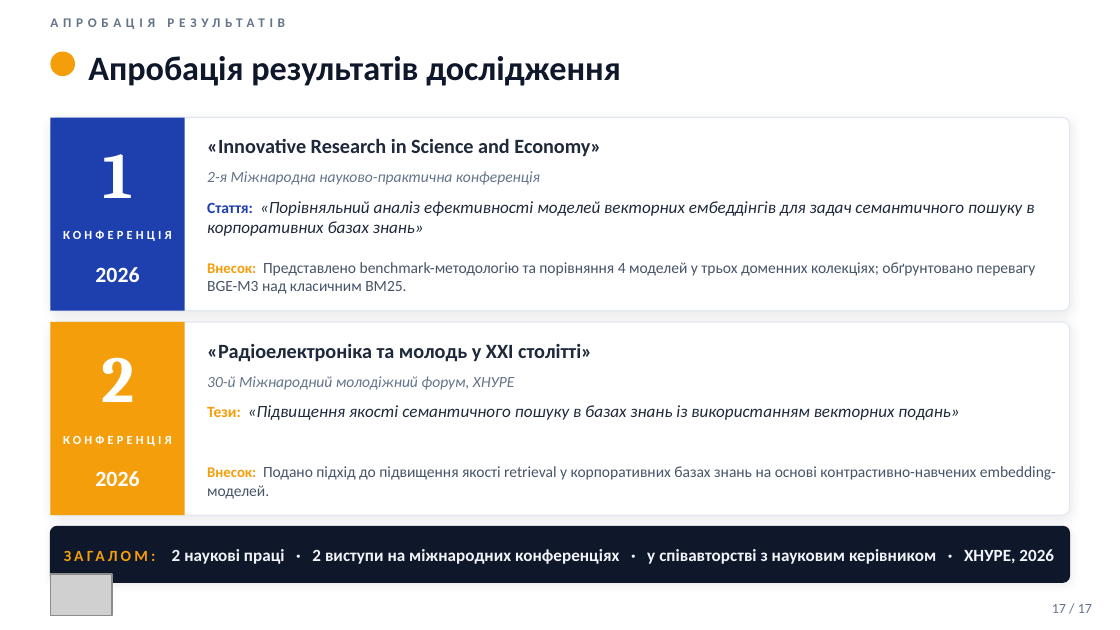
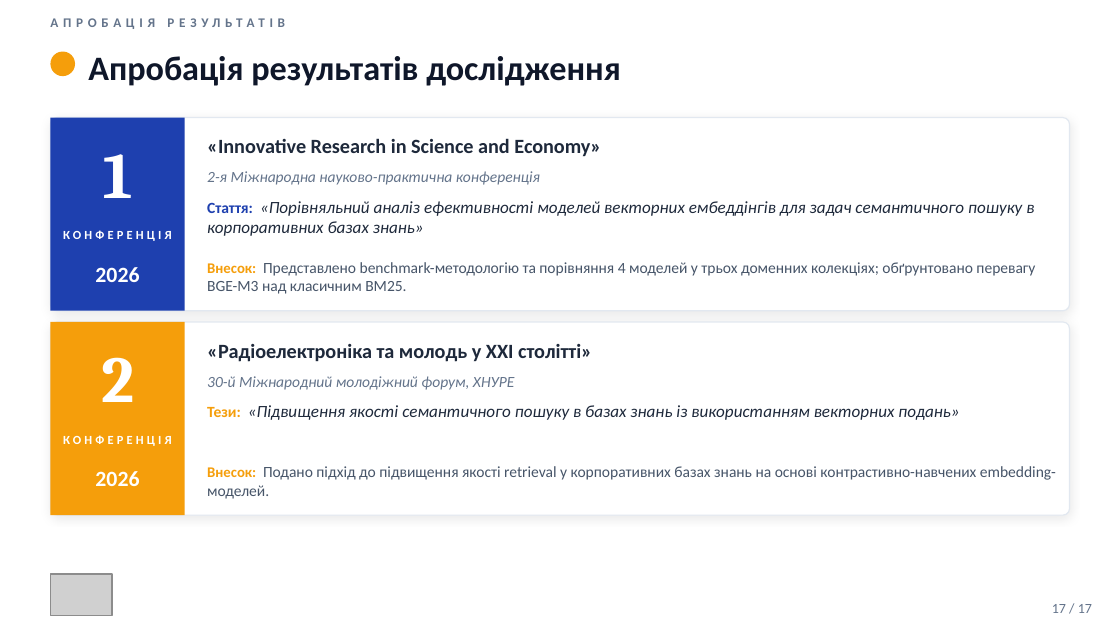
Before and after one commit to vitaliinnest/kb-semantic-search-benchmark, a slide deck: slide 17 of thesis/2026_М_ПІ_ІПЗм-24-1_Нестеренко_В_В.pptx. Drawn at 1120x630 pixels with LibreOffice and Linux fonts; fonts in the diff are those of the drawing; grey boxes stand for pictures. Boxes give left, top, right and bottom in pixels: in the first picture for what was removed or moved away, otherwise in the second. Text is boxed around its words. In the diff, an @@ line names an element or a change of style, - is before the commit and + after.

```diff
--- a/thesis/2026_М_ПІ_ІПЗм-24-1_Нестеренко_В_В.pptx
+++ b/thesis/2026_М_ПІ_ІПЗм-24-1_Нестеренко_В_В.pptx
@@ rounded rectangle removed at (50,526,1070,582) @@
@@ text removed at (172,549,1054,564) @@
-ЗАГАЛОМ: 2 наукові праці · 2 виступи на міжнародних конференціях · у співавторстві з науковим керівником · ХНУРЕ, 2026
```
Also in this commit, not shown: 1 other slide changed, 3 other files.
